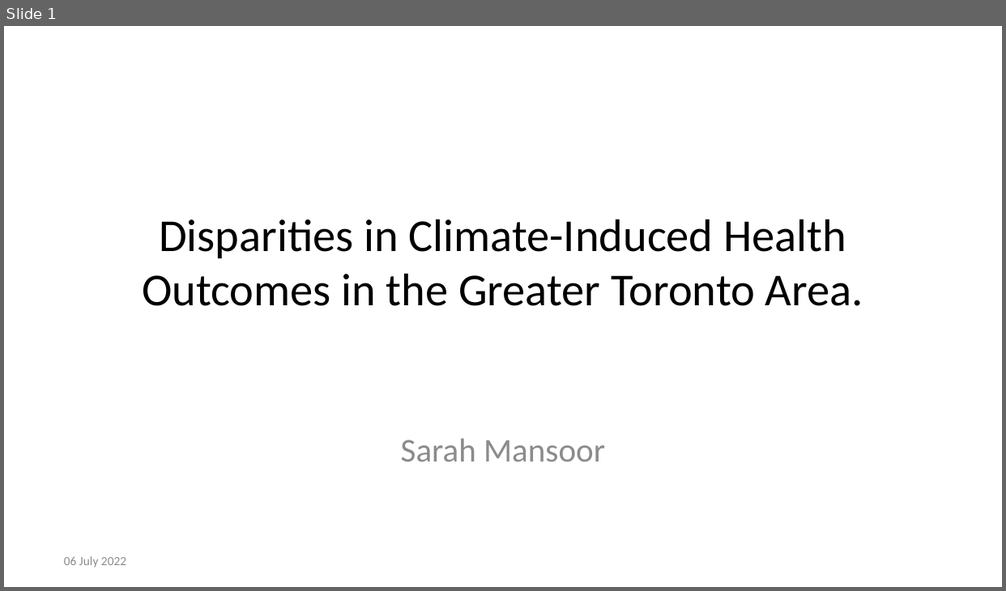
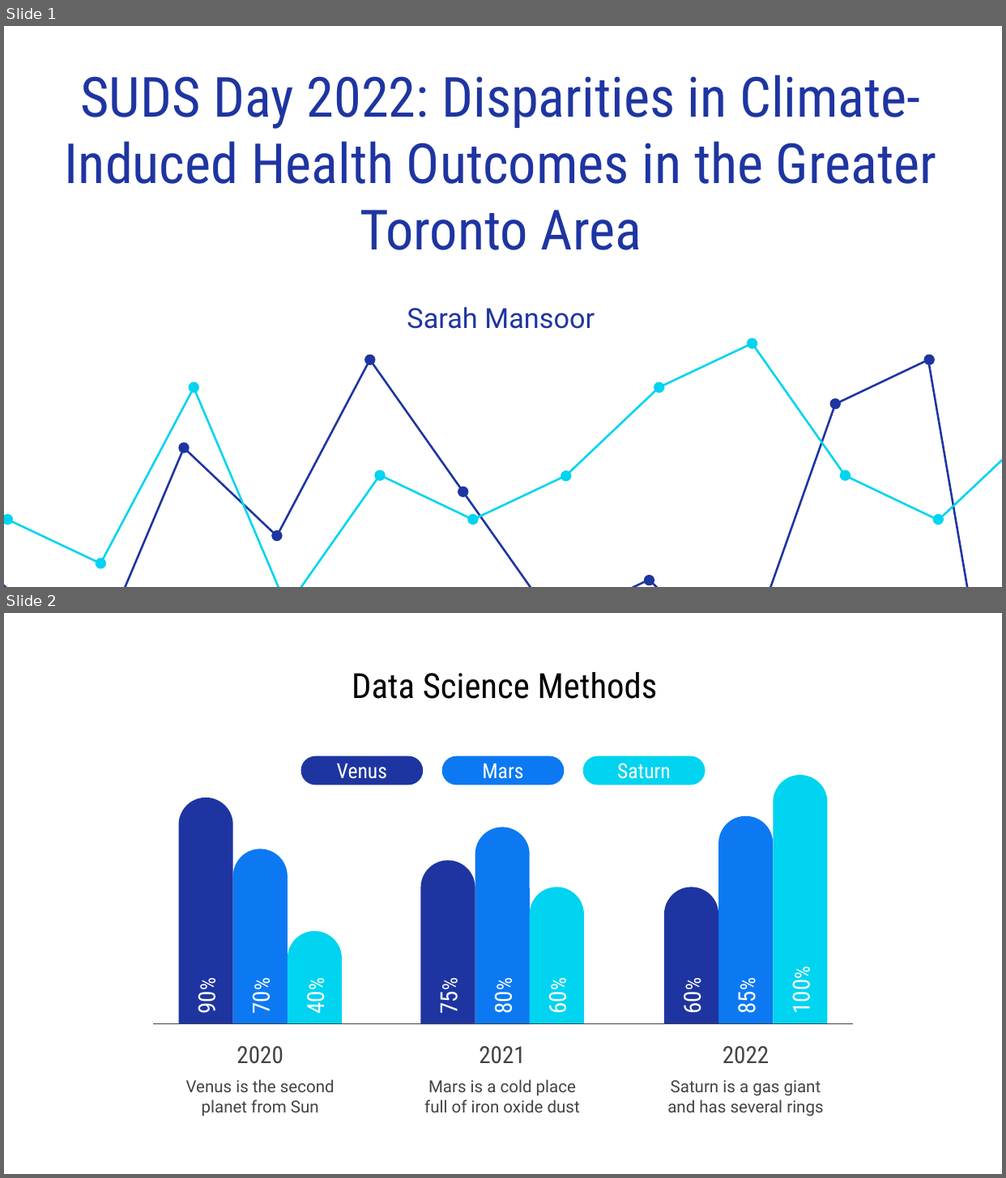
Before and after one commit to sarahmansoorr/SUDS2022, a slide deck: outputs/presentation/presentation.pptx. Shown one above the other, each under a label of ours: slide 1 before the commit, slides 1 and 2 after it. The pictures are 1006x591 and 1006x1178 pixels, drawn with LibreOffice and Linux fonts; fonts in the diff are those of the drawing. Boxes give left, top, right and bottom in pixels: in the first picture for what was removed or moved away, otherwise in the second. Text is boxed around its words. In the diff, an @@ line names an element or a change of style, - is before the commit and + after.

```diff
--- a/outputs/presentation/presentation.pptx
+++ b/outputs/presentation/presentation.pptx
@@ slide 2 added at [4,613,1002,1174], background #FFFFFF @@
@@ title added at [351,672,658,699], 25 pt, text #000000 @@
+Data Science Methods
@@ rounded rectangle added at [301,756,422,785], fill #1E35A1, outline #1E35A1 0.75 pt, 15 pt, text #FFFFFF @@
+Venus
@@ rounded rectangle added at [442,756,563,785], fill #0C79F3, outline #0C79F3 0.75 pt, 15 pt, text #FFFFFF @@
+Mars
@@ rounded rectangle added at [584,756,705,785], fill #00D4F0, outline #00D4F0 0.75 pt, 15 pt, text #FFFFFF @@
+Saturn
@@ line added from (153, 1024) to (853, 1024), #434343 0.75 pt @@
@@ group added at [179,798,343,1116]: 5 texts, 3 round same rects @@
+90%
+70%
+40%
+2020
+Venus is the second planet from Sun
@@ group added at [421,828,585,1113]: 5 texts, 3 round same rects @@
+75%
+80%
+60%
+2021
+Mars is a cold place full of iron oxide dust
@@ group added at [663,775,829,1117]: 5 texts, 3 round same rects @@
+60%
+85%
+100%
+2022
+Saturn is a gas giant and has several rings
@@ slide 1 changed as well @@
@@ text at [65,75,936,250]: text changed; size 33 to 40 pt; font Calibri to Roboto Condensed; text colour #000000 to #1E35A1 @@
-Disparities in Climate-Induced Health Outcomes in the Greater Toronto Area.
+SUDS Day 2022: Disparities in Climate-Induced Health Outcomes in the Greater Toronto Area
@@ subtitle "Sarah Mansoor": place and size @@
-subtitle "Sarah Mansoor" at [401,438,605,462]
+subtitle "Sarah Mansoor" at [407,307,594,329]
@@ subtitle "Sarah Mansoor" at [407,307,594,329]: size 24 to 20 pt, font Calibri to Roboto, text colour #8C8C8C to #1E35A1; less space between paragraphs; vertical alignment top to middle @@
@@ group added at [4,354,989,587]: 7 ellipses, 1 freeform shape @@
@@ group added at [4,339,1002,587]: 10 ellipses, 1 freeform shape @@
@@ text removed at [64,557,126,568] @@
-06 July 2022
```
Also in this commit, not shown: 32 other slides added, 4 slides removed, 1 other file.
